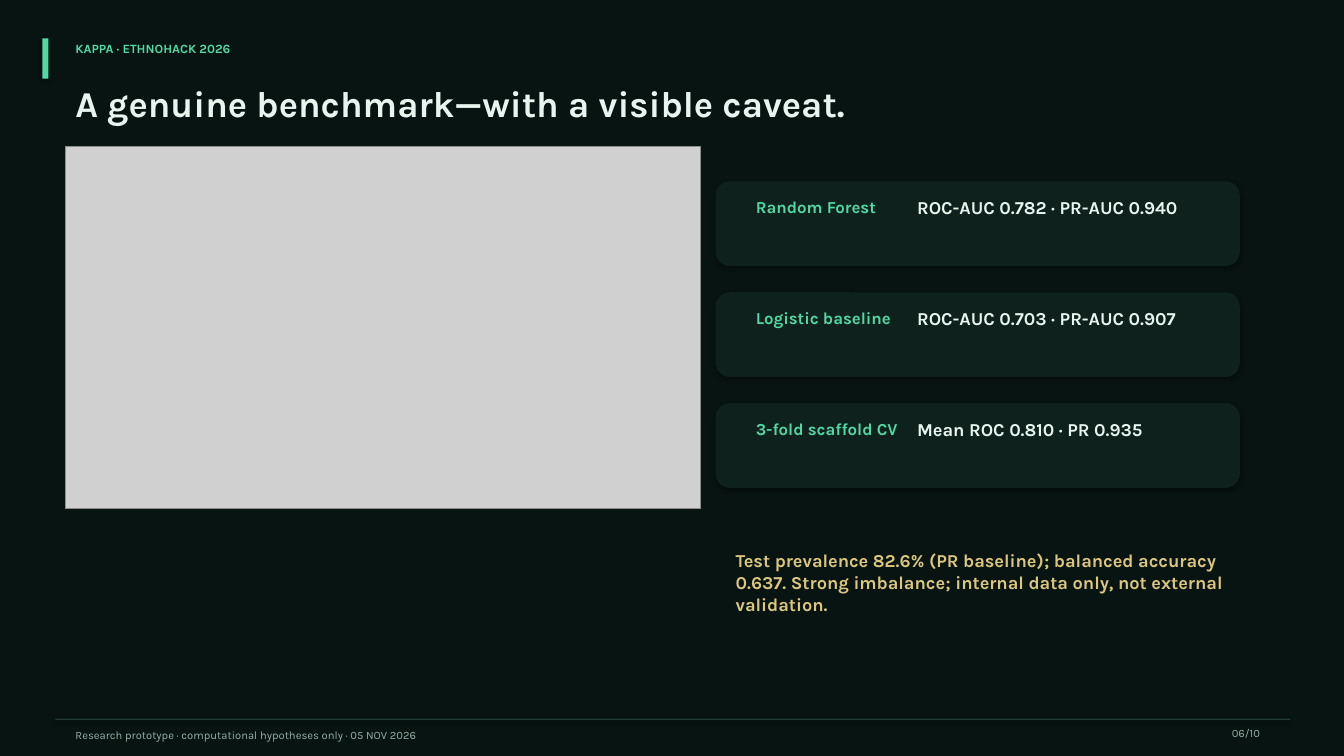
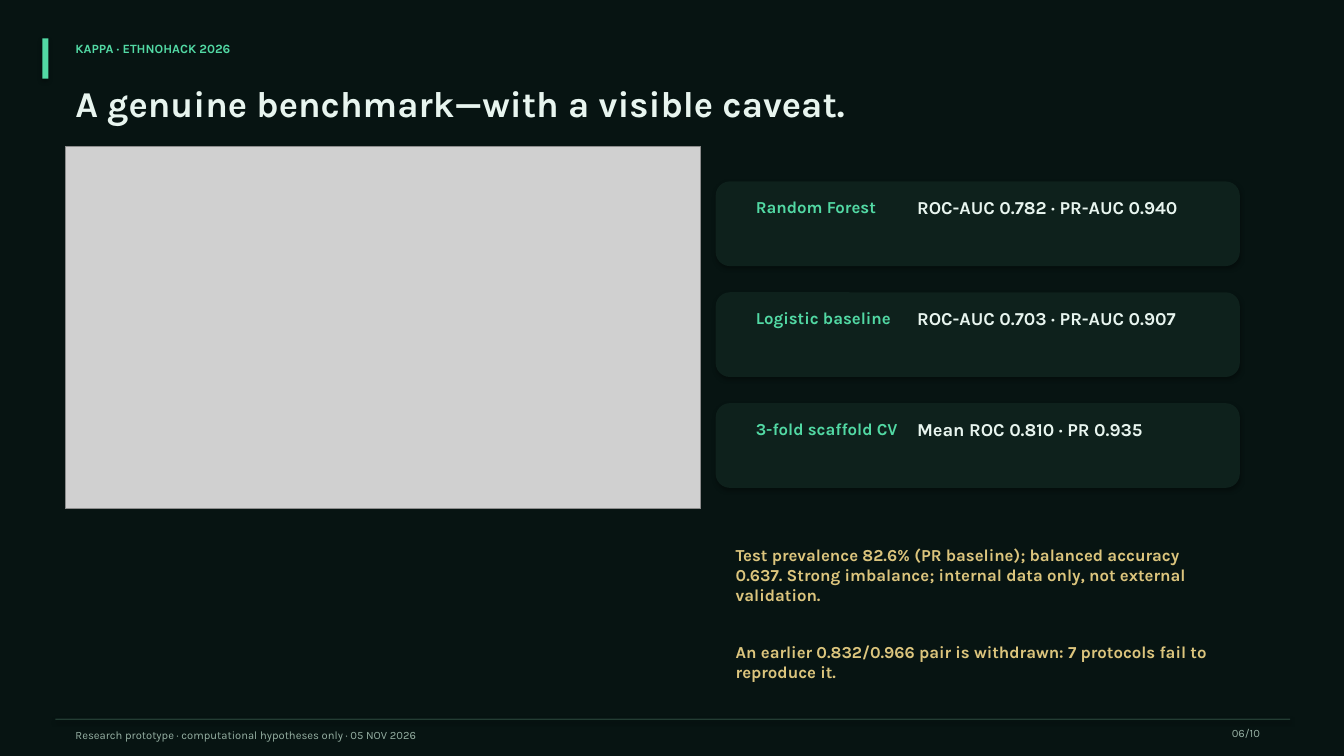
Before and after one commit to AdemolaTolulope/kappa-ethnohack2026, a slide deck: slide 6 of presentation/KAPPA_pitch_deck.pptx. Drawn at 1344x756 pixels with LibreOffice and Linux fonts; fonts in the diff are those of the drawing; grey boxes stand for pictures. Boxes give left, top, right and bottom in pixels: in the first picture for what was removed or moved away, otherwise in the second. Text is boxed around its words. In the diff, an @@ line names an element or a change of style, - is before the commit and + after.

```diff
--- a/presentation/KAPPA_pitch_deck.pptx
+++ b/presentation/KAPPA_pitch_deck.pptx
@@ text at box(736, 548, 1186, 601): size 13 to 12 pt in "Test prevalence 82.6% (PR baseline); balanced accuracy ..." @@
@@ text at box(736, 645, 1206, 682): paragraph added @@
+An earlier 0.832/0.966 pair is withdrawn: 7 protocols fail to reproduce it.
```
Also in this commit, not shown: 1 other slide changed, 40 other files.
